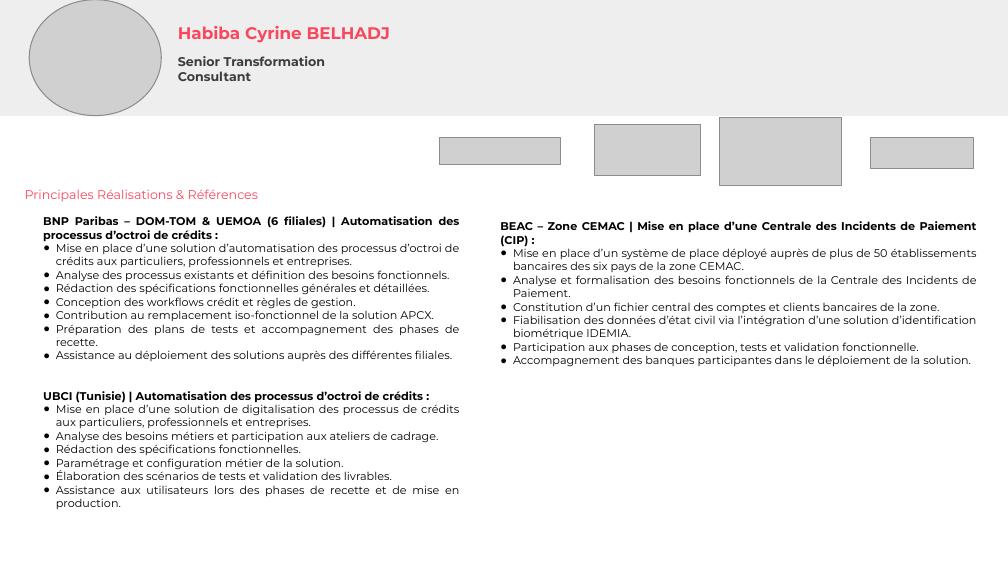
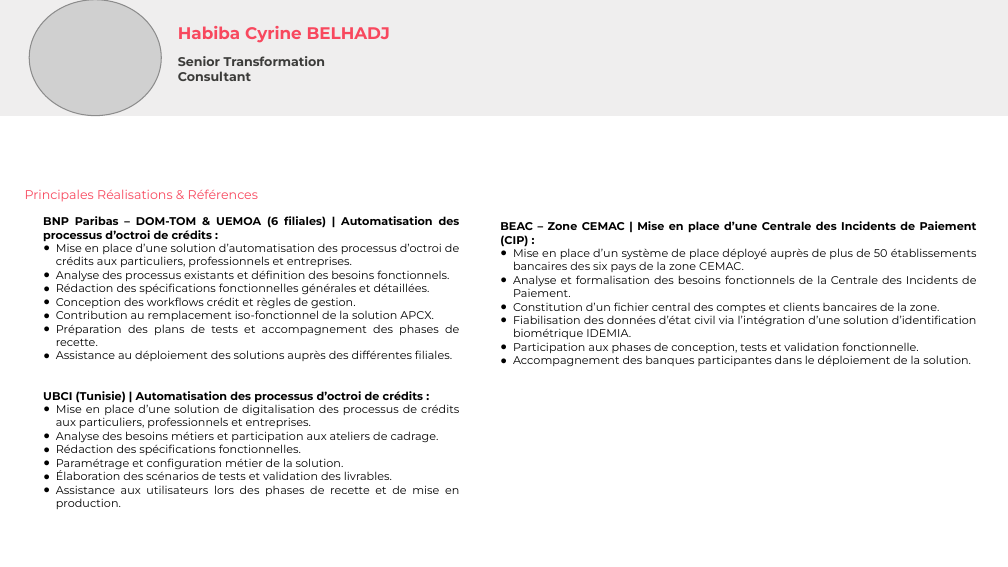
Before and after one commit to OmarDahmen97/DevosmartBid, a slide deck: slide 2 of Templates/Template_CV_format_DVT.pptx. Drawn at 1008x567 pixels with LibreOffice and Linux fonts; fonts in the diff are those of the drawing; grey boxes stand for pictures; background and template pictures are left out. Boxes give left, top, right and bottom in pixels: in the first picture for what was removed or moved away, otherwise in the second. Text is boxed around its words. In the diff, an @@ line names an element or a change of style, - is before the commit and + after.

```diff
--- a/Templates/Template_CV_format_DVT.pptx
+++ b/Templates/Template_CV_format_DVT.pptx
@@ picture removed at <box>719,118,841,186</box> @@
@@ picture removed at <box>439,138,560,165</box> @@
@@ picture removed at <box>595,125,701,176</box> @@
@@ picture removed at <box>871,138,974,169</box> @@
```
Also in this commit, not shown: 1 other slide changed, 2 other files.
